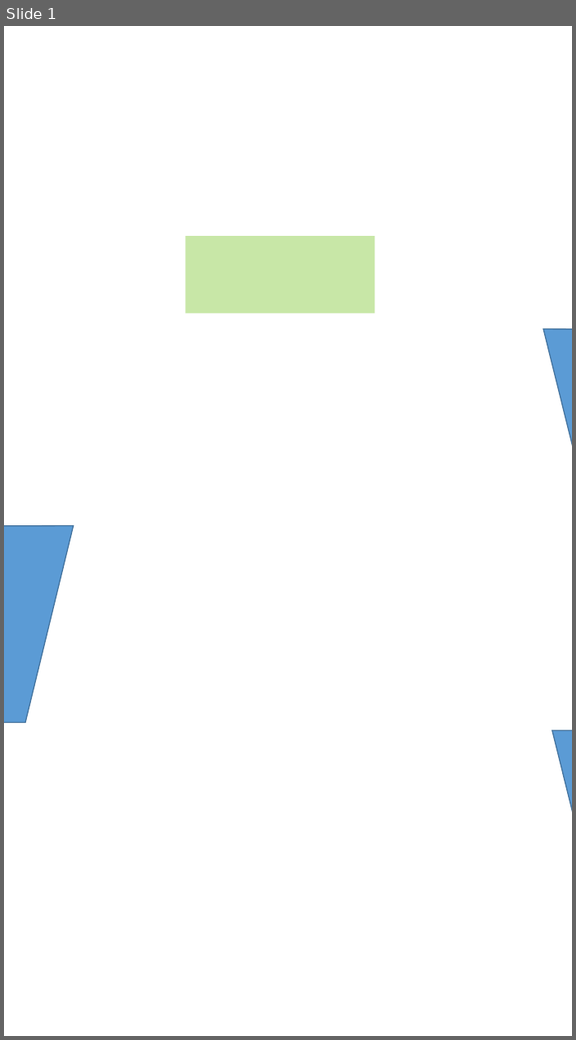
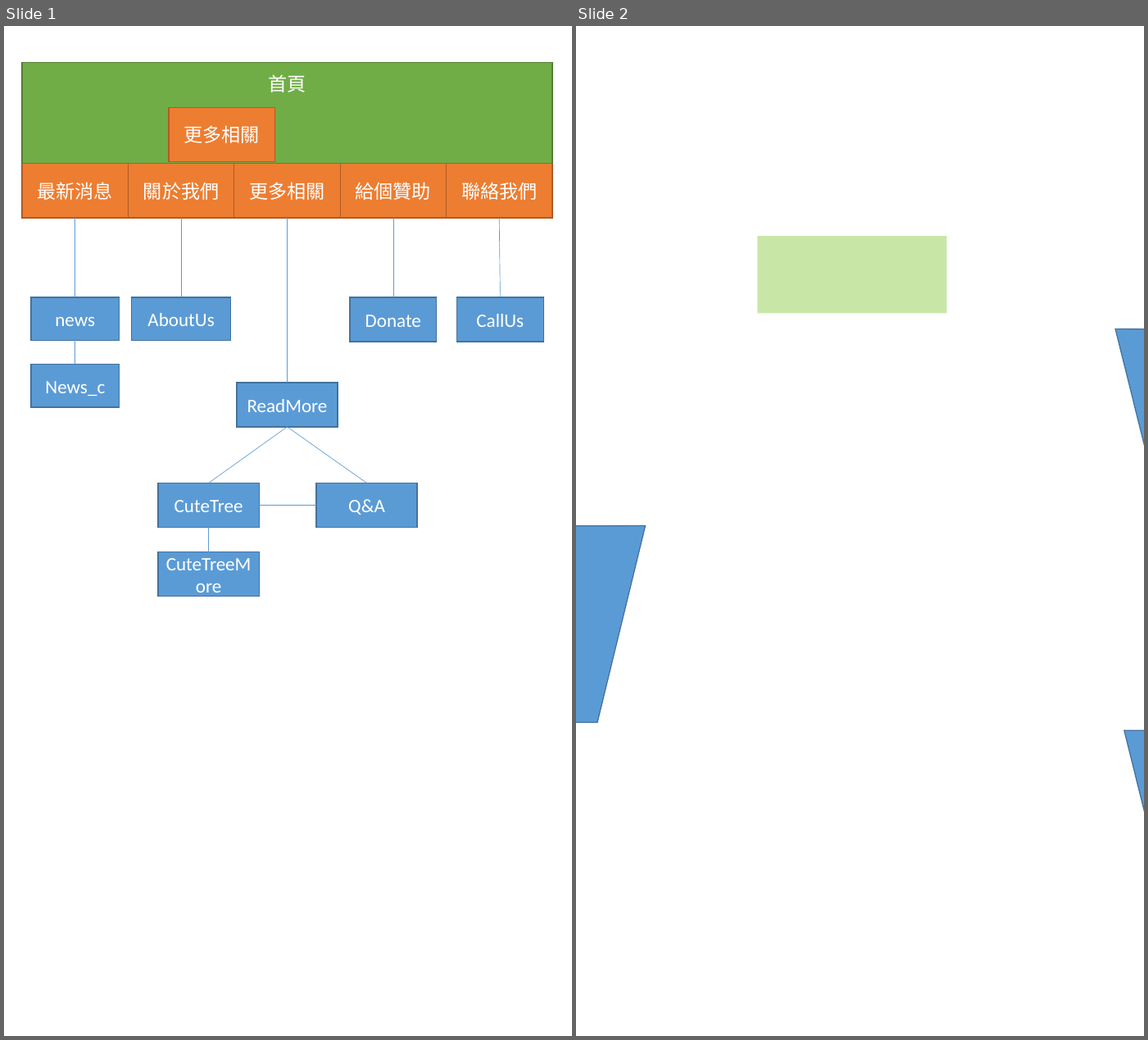
Before and after one commit to ReticentDay/webMidterm, a slide deck: 規格.pptx. Shown side by side, each under a label of ours: slide 1 before the commit, slides 1 and 2 after it. The pictures are 576x1040 and 1148x1040 pixels, drawn with LibreOffice and Linux fonts; fonts in the diff are those of the drawing; background and template pictures are left out. Boxes give left, top, right and bottom in pixels: in the first picture for what was removed or moved away, otherwise in the second. Text is boxed around its words. In the diff, an @@ line names an element or a change of style, - is before the commit and + after.

```diff
--- a/規格.pptx
+++ b/規格.pptx
@@ slide 1 added at (x1=4, y1=26, x2=572, y2=1036), background #FFFFFF @@
@@ rounded rectangle added at (x1=22, y1=62, x2=553, y2=218), fill #70AD47, outline #538035 1 pt, 18 pt, text #FFFFFF @@
+首頁
@@ rectangle added at (x1=169, y1=107, x2=275, y2=161), fill #ED7D31, outline #AF5C24 1 pt, 18 pt, text #FFFFFF @@
+更多相關
@@ rectangle added at (x1=22, y1=164, x2=129, y2=219), fill #ED7D31, outline #AF5C24 1 pt, 18 pt, text #FFFFFF @@
+最新消息
@@ rectangle added at (x1=129, y1=164, x2=234, y2=219), fill #ED7D31, outline #AF5C24 1 pt, 18 pt, text #FFFFFF @@
+關於我們
@@ rectangle added at (x1=234, y1=164, x2=340, y2=219), fill #ED7D31, outline #AF5C24 1 pt, 18 pt, text #FFFFFF @@
+更多相關
@@ rectangle added at (x1=340, y1=164, x2=447, y2=219), fill #ED7D31, outline #AF5C24 1 pt, 18 pt, text #FFFFFF @@
+給個贊助
@@ rectangle added at (x1=447, y1=164, x2=553, y2=219), fill #ED7D31, outline #AF5C24 1 pt, 18 pt, text #FFFFFF @@
+聯絡我們
@@ line added from (75, 218) to (75, 297), #5B9BD5 0.5 pt @@
@@ line added from (181, 297) to (181, 218), #5B9BD5 0.5 pt @@
@@ line added from (288, 218) to (288, 383), #5B9BD5 0.5 pt @@
@@ line added from (394, 218) to (394, 297), #5B9BD5 0.5 pt @@
@@ line added from (500, 297) to (499, 218), #5B9BD5 0.5 pt @@
@@ rectangle added at (x1=31, y1=297, x2=120, y2=340), fill #5B9BD5, outline #43739E 1 pt, 18 pt, text #FFFFFF @@
+news
@@ rectangle added at (x1=132, y1=297, x2=231, y2=340), fill #5B9BD5, outline #43739E 1 pt, 18 pt, text #FFFFFF @@
+AboutUs
@@ rectangle added at (x1=350, y1=297, x2=438, y2=341), fill #5B9BD5, outline #43739E 1 pt, 18 pt, text #FFFFFF @@
+Donate
@@ rectangle added at (x1=457, y1=297, x2=544, y2=341), fill #5B9BD5, outline #43739E 1 pt, 18 pt, text #FFFFFF @@
+CallUs
@@ line added from (75, 340) to (75, 365), #5B9BD5 0.5 pt @@
@@ rectangle added at (x1=31, y1=365, x2=120, y2=408), fill #5B9BD5, outline #43739E 1 pt, 18 pt, text #FFFFFF @@
+News_c
@@ rectangle added at (x1=237, y1=383, x2=338, y2=427), fill #5B9BD5, outline #43739E 1 pt, 18 pt, text #FFFFFF @@
+ReadMore
@@ line added from (288, 427) to (208, 483), #5B9BD5 0.5 pt @@
@@ line added from (288, 427) to (367, 483), #5B9BD5 0.5 pt @@
@@ rectangle added at (x1=158, y1=483, x2=259, y2=527), fill #5B9BD5, outline #43739E 1 pt, 18 pt, text #FFFFFF @@
+CuteTree
@@ rectangle added at (x1=316, y1=483, x2=417, y2=527), fill #5B9BD5, outline #43739E 1 pt, 18 pt, text #FFFFFF @@
+Q&A
@@ line added from (259, 506) to (316, 506), #5B9BD5 0.5 pt @@
@@ line added from (208, 528) to (208, 552), #5B9BD5 0.5 pt @@
@@ rectangle added at (x1=158, y1=552, x2=259, y2=597), fill #5B9BD5, outline #43739E 1 pt, 18 pt, text #FFFFFF @@
+CuteTreeMore
@@ what was slide 1 is now slide 2 @@
```
Also in this commit, not shown: 1 other file.
